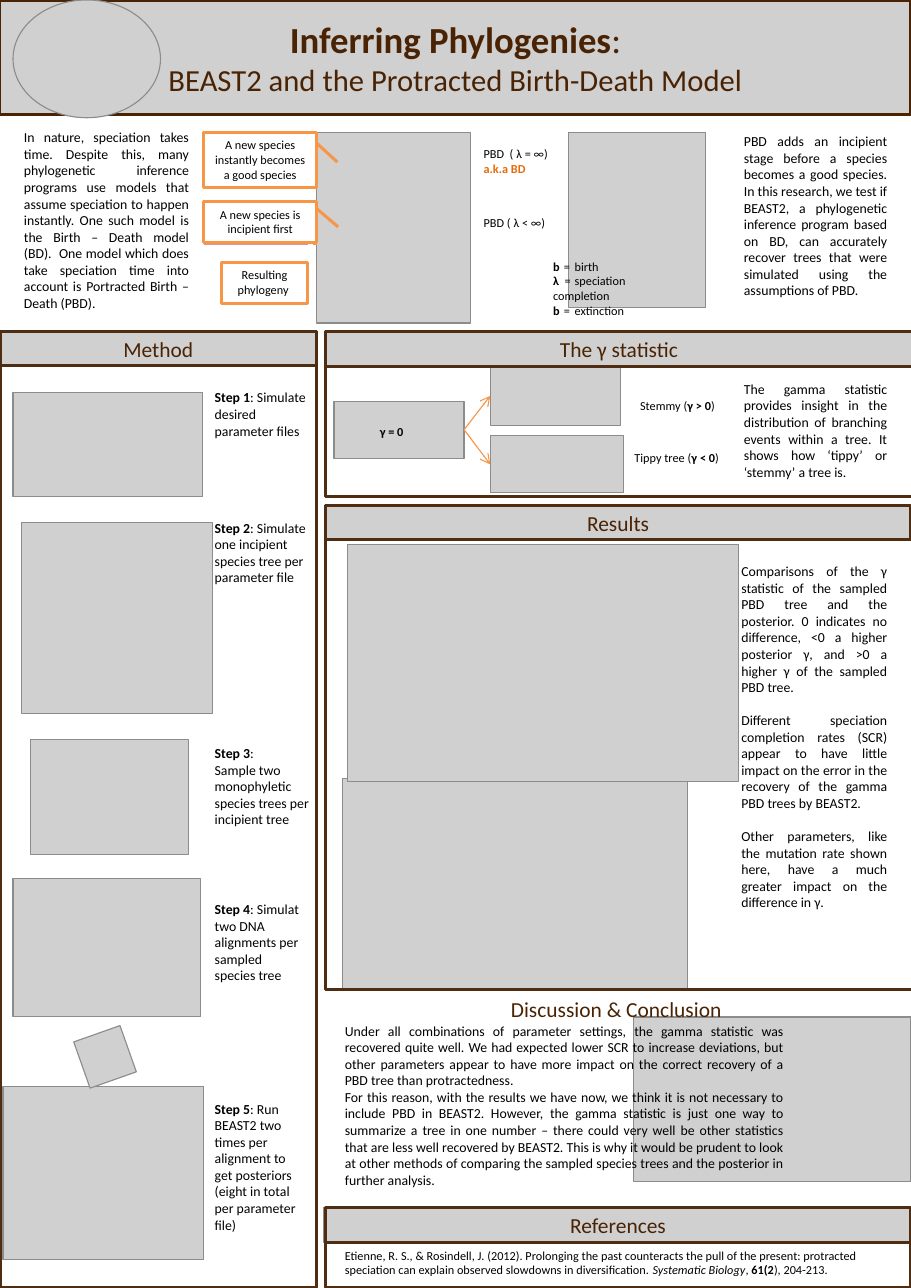
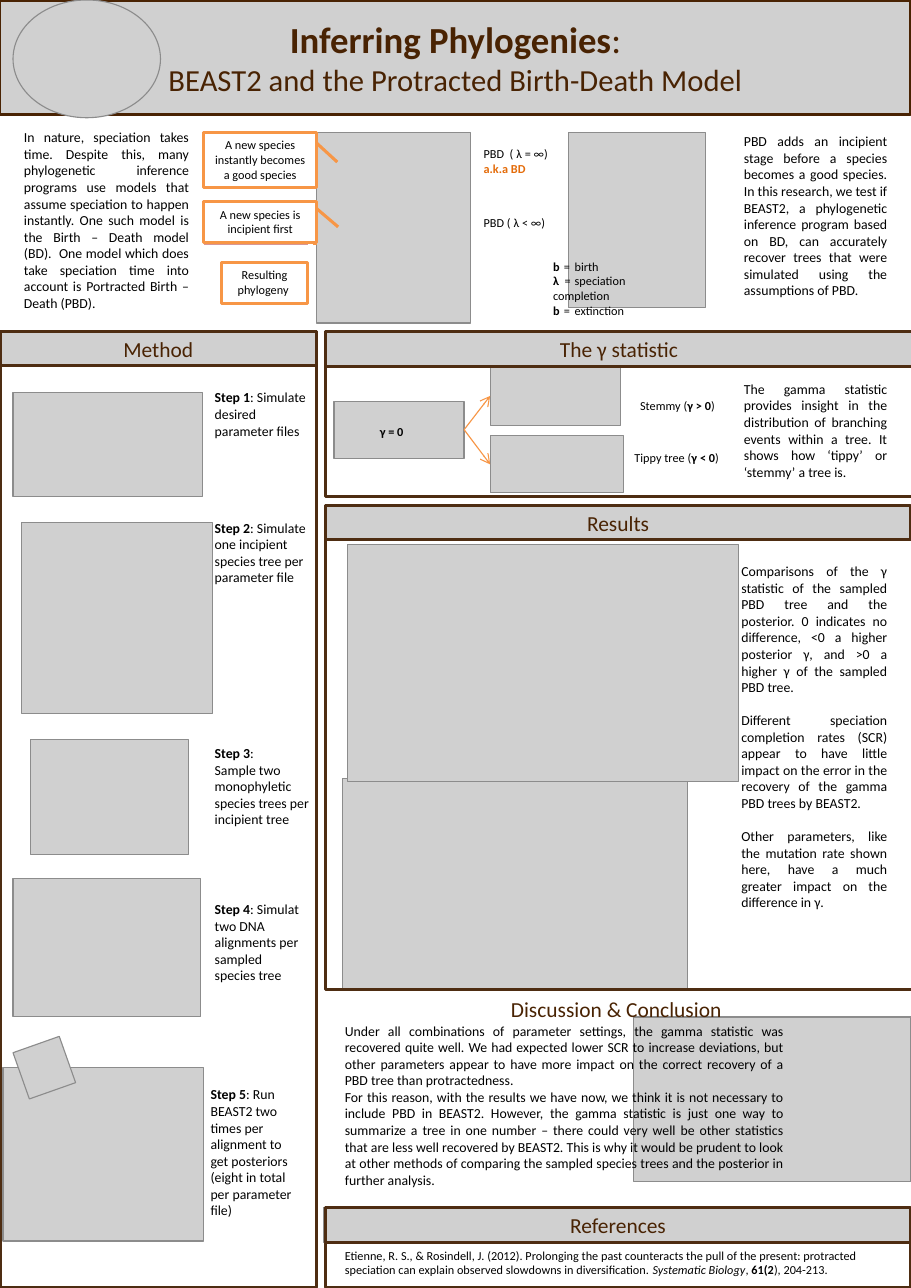
Before and after one commit to richelbilderbeek/Cer2016, a slide deck: slide 1 of doc/poster_final_F&J_deel.pptx. Drawn at 911x1288 pixels with LibreOffice and Linux fonts; fonts in the diff are those of the drawing; grey boxes stand for pictures; background and template pictures are left out. Boxes give left, top, right and bottom in pixels: in the first picture for what was removed or moved away, otherwise in the second. Text is boxed around its words. In the diff, an @@ line names an element or a change of style, - is before the commit and + after.

```diff
--- a/doc/poster_final_F&J_deel.pptx
+++ b/doc/poster_final_F&J_deel.pptx
@@ picture: place and size @@
-picture at bbox=[74, 1025, 137, 1089]
+picture at bbox=[13, 1036, 76, 1100]
@@ picture: place and size @@
-picture at bbox=[3, 1086, 204, 1259]
+picture at bbox=[3, 1067, 204, 1240]
@@ text "Step 5: Run BEAST2 two ...": place and size @@
-text "Step 5: Run BEAST2 two ..." at bbox=[215, 1105, 296, 1232]
+text "Step 5: Run BEAST2 two ..." at bbox=[211, 1090, 292, 1217]
```
Also in this commit, not shown: 1 other file.
